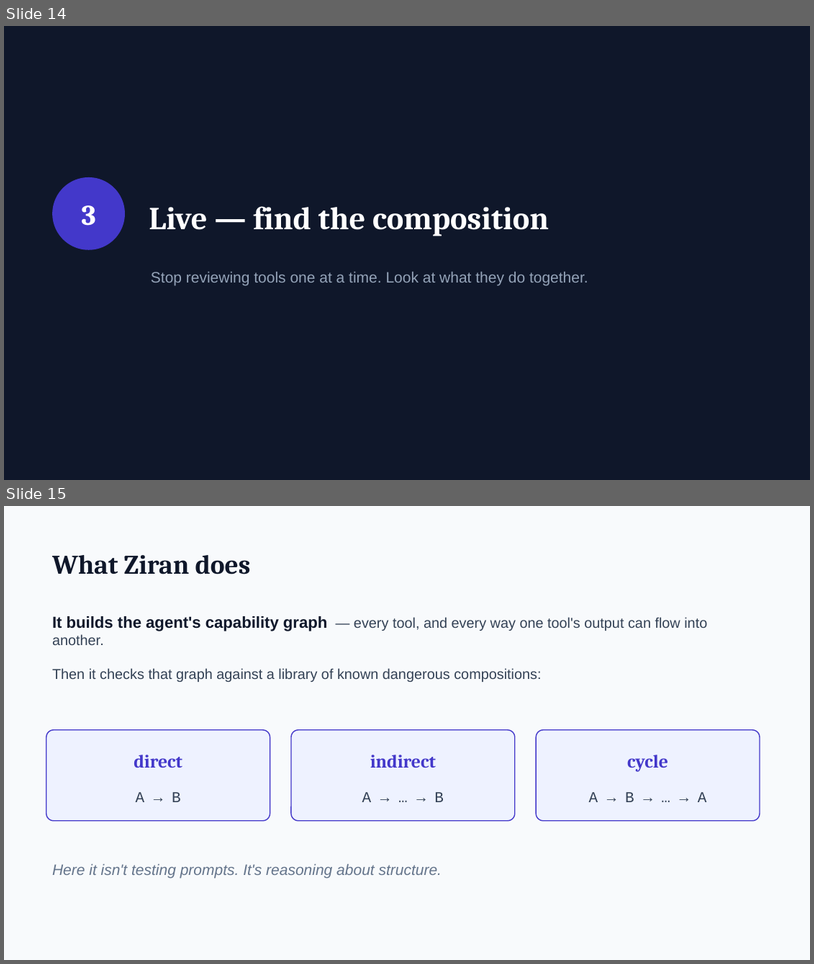
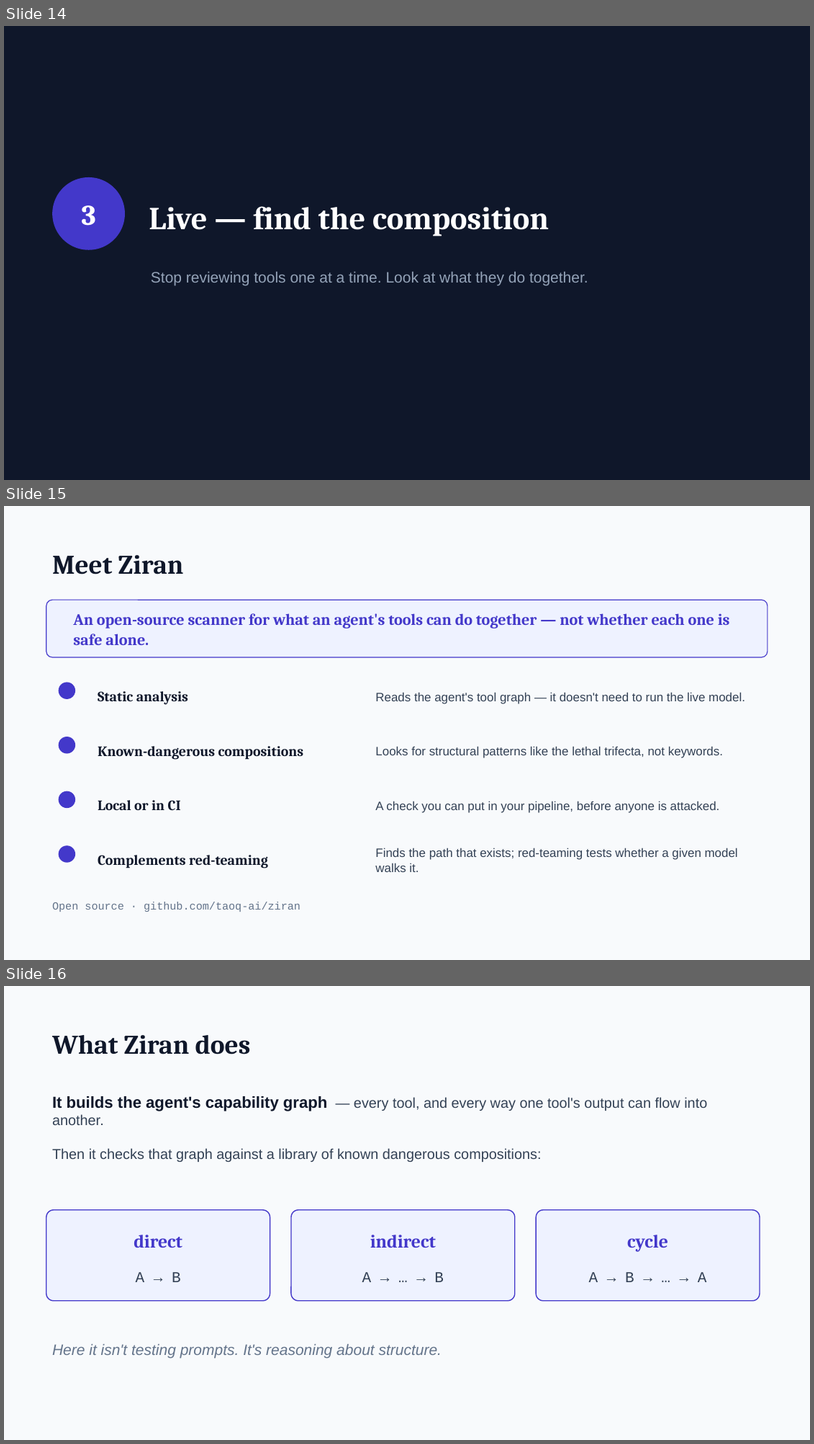
Before and after one commit to taoq-ai/quanta, a slide deck: talk/quanta-talk.pptx. Shown one above the other, each under a label of ours: slides 14 and 15 before the commit, slides 14, 15 and 16 after it. The pictures are 814x964 and 814x1444 pixels, drawn with LibreOffice and Linux fonts; fonts in the diff are those of the drawing. Boxes give left, top, right and bottom in pixels: in the first picture for what was removed or moved away, otherwise in the second. Text is boxed around its words. In the diff, an @@ line names an element or a change of style, - is before the commit and + after.

```diff
--- a/talk/quanta-talk.pptx
+++ b/talk/quanta-talk.pptx
@@ slide 15 added at (4, 506, 810, 960), background #F8FAFC @@
@@ text added at (52, 555, 184, 574), 32 pt, text #0F172A, bold @@
+Meet Ziran
@@ rounded rectangle added at (46, 600, 768, 657), fill #EEF2FF, outline #4338CA 1 pt @@
@@ text added at (73, 613, 730, 645), 19 pt, text #4338CA, bold @@
+An open-source scanner for what an agent's tools can do together — not whether each one is safe alone.
@@ ellipse added at (59, 682, 75, 699), fill #4338CA @@
@@ text added at (98, 691, 188, 705), 17 pt, text #0F172A, bold @@
+Static analysis
@@ text added at (376, 692, 746, 704), 14.5 pt, text #334155 @@
+Reads the agent's tool graph — it doesn't need to run the live model.
@@ ellipse added at (59, 736, 75, 754), fill #4338CA @@
@@ text added at (98, 746, 304, 759), 17 pt, text #0F172A, bold @@
+Known-dangerous compositions
@@ text added at (376, 746, 723, 758), 14.5 pt, text #334155 @@
+Looks for structural patterns like the lethal trifecta, not keywords.
@@ ellipse added at (59, 791, 75, 808), fill #4338CA @@
@@ text added at (98, 800, 181, 811), 17 pt, text #0F172A, bold @@
+Local or in CI
@@ text added at (376, 800, 720, 813), 14.5 pt, text #334155 @@
+A check you can put in your pipeline, before anyone is attacked.
@@ ellipse added at (59, 845, 75, 862), fill #4338CA @@
@@ text added at (376, 847, 738, 872), 14.5 pt, text #334155 @@
+Finds the path that exists; red-teaming tests whether a given model walks it.
@@ text added at (98, 854, 268, 868), 17 pt, text #0F172A, bold @@
+Complements red-teaming
@@ text added at (52, 901, 301, 911), 13 pt, text #64748B @@
+Open source · github.com/taoq-ai/ziran
@@ what was slide 15 is now slide 16 @@
```
Also in this commit, not shown: 3 other files.
